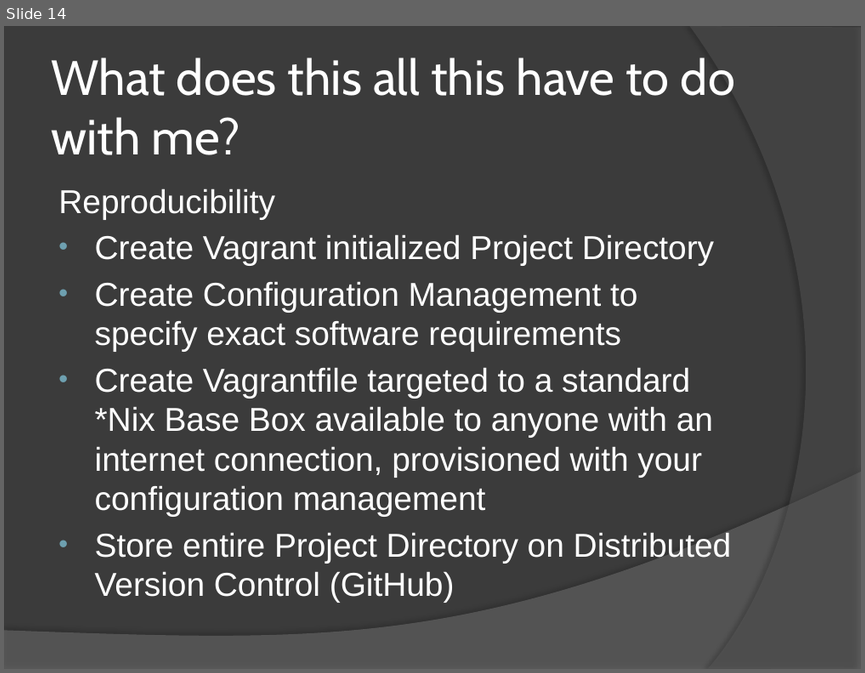
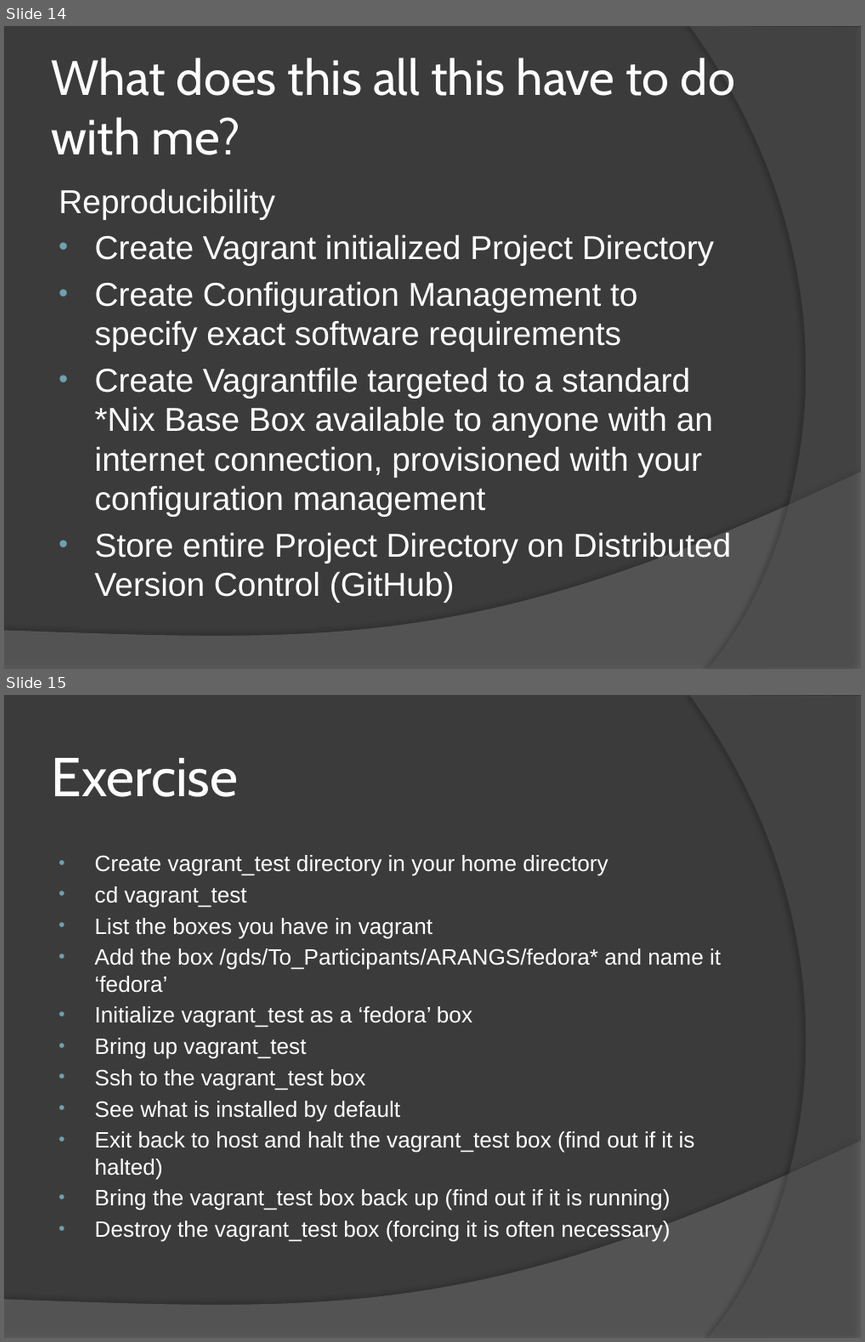
Before and after one commit to naturalis/arangs, a slide deck: doc/slides/day1/session3/VirtualizationConfigurationMgmt.pptx. Shown one above the other, each under a label of ours: slide 14 before the commit, slides 14 and 15 after it. The pictures are 865x673 and 865x1342 pixels, drawn with LibreOffice and Linux fonts; fonts in the diff are those of the drawing. Boxes give left, top, right and bottom in pixels: in the first picture for what was removed or moved away, otherwise in the second. Text is boxed around its words. In the diff, an @@ line names an element or a change of style, - is before the commit and + after.

Commit message:
exercise

```diff
--- a/doc/slides/day1/session3/VirtualizationConfigurationMgmt.pptx
+++ b/doc/slides/day1/session3/VirtualizationConfigurationMgmt.pptx
@@ slide 15 added at box(4, 695, 861, 1338), background #3B3B3B; not listed: 2 template elements that a slide beside it also shows @@
@@ title added at box(51, 758, 238, 797), 46 pt, text #FFFFFF @@
+Exercise
@@ text added at box(95, 855, 721, 1242), 18.8 pt, text #FFFFFF @@
+• Create vagrant_test directory in your home directory
+• cd vagrant_test
+• List the boxes you have in vagrant
+• Add the box /gds/To_Participants/ARANGS/fedora* and name it ‘fedora’
+• Initialize vagrant_test as a ‘fedora’ box
+• Bring up vagrant_test
+• Ssh to the vagrant_test box
+• See what is installed by default
+• Exit back to host and halt the vagrant_test box (find out if it is halted)
+• Bring the vagrant_test box back up (find out if it is running)
+• Destroy the vagrant_test box (forcing it is often necessary)
```
